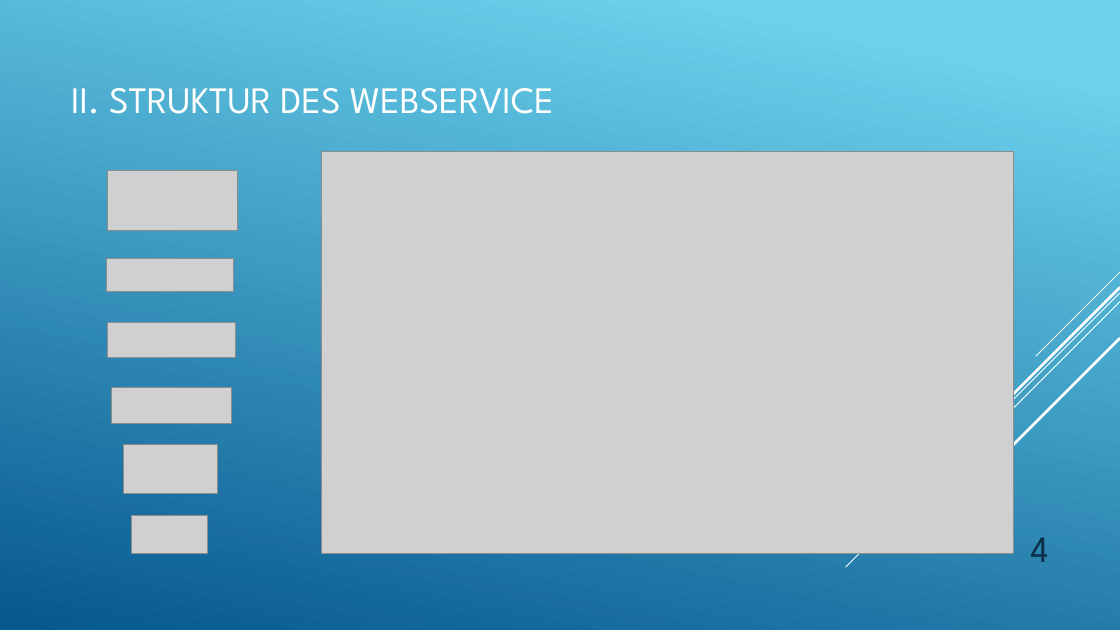
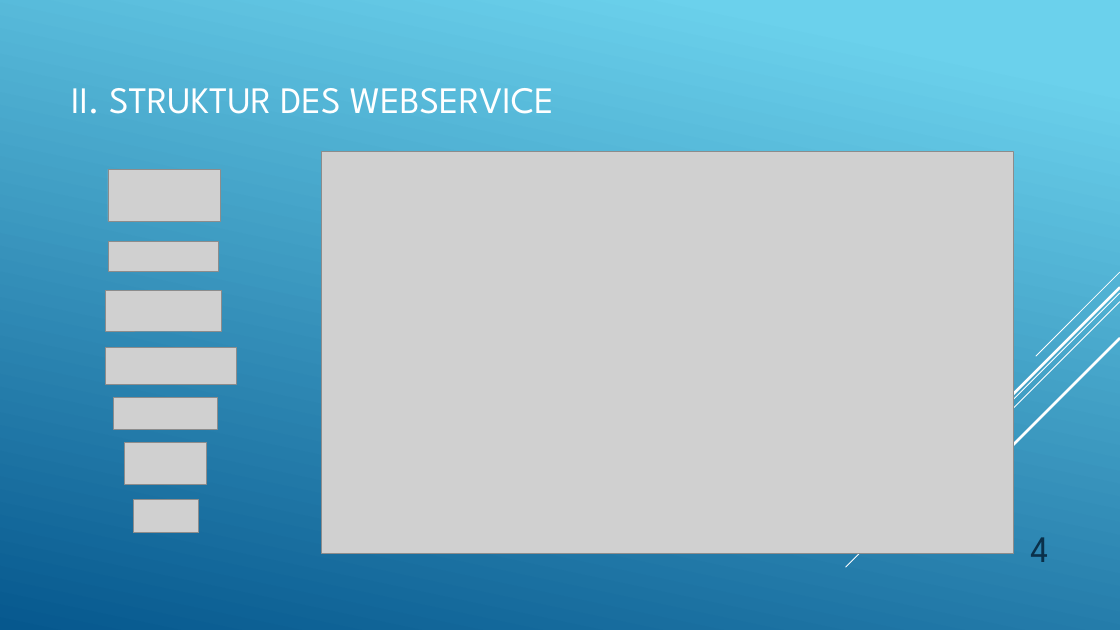
Before and after one commit to BuLLan/SCC_FlashCards, a slide deck: slide 4 of Endpräsentation.pptx. Drawn at 1120x630 pixels with LibreOffice and Linux fonts; fonts in the diff are those of the drawing; grey boxes stand for pictures. Boxes give left, top, right and bottom in pixels: in the first picture for what was removed or moved away, otherwise in the second. Text is boxed around its words. In the diff, an @@ line names an element or a change of style, - is before the commit and + after.

```diff
--- a/Endpräsentation.pptx
+++ b/Endpräsentation.pptx
@@ picture: place and size @@
-picture at (108,171,238,231)
+picture at (108,170,221,222)
@@ picture: place and size @@
-picture at (107,258,234,292)
+picture at (108,242,218,271)
@@ picture added at (106,290,221,331) @@
@@ picture: place and size @@
-picture at (108,323,236,358)
+picture at (105,348,236,384)
@@ picture: place and size @@
-picture at (112,387,232,423)
+picture at (113,397,218,429)
@@ picture: place and size @@
-picture at (123,444,217,493)
+picture at (124,442,206,484)
@@ picture: place and size @@
-picture at (132,515,208,554)
+picture at (134,500,199,534)
```
Also in this commit, not shown: 11 other files.
